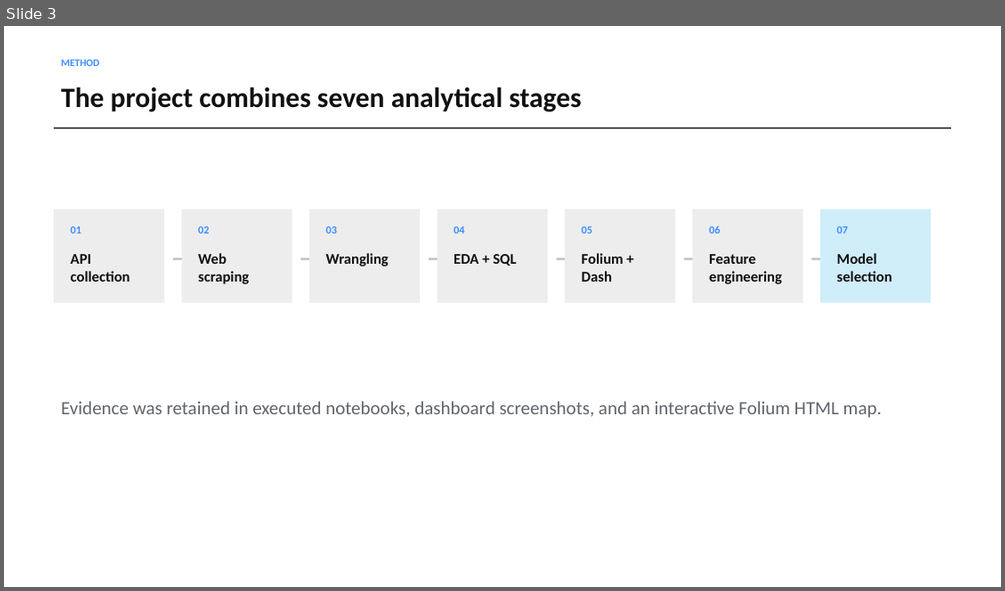
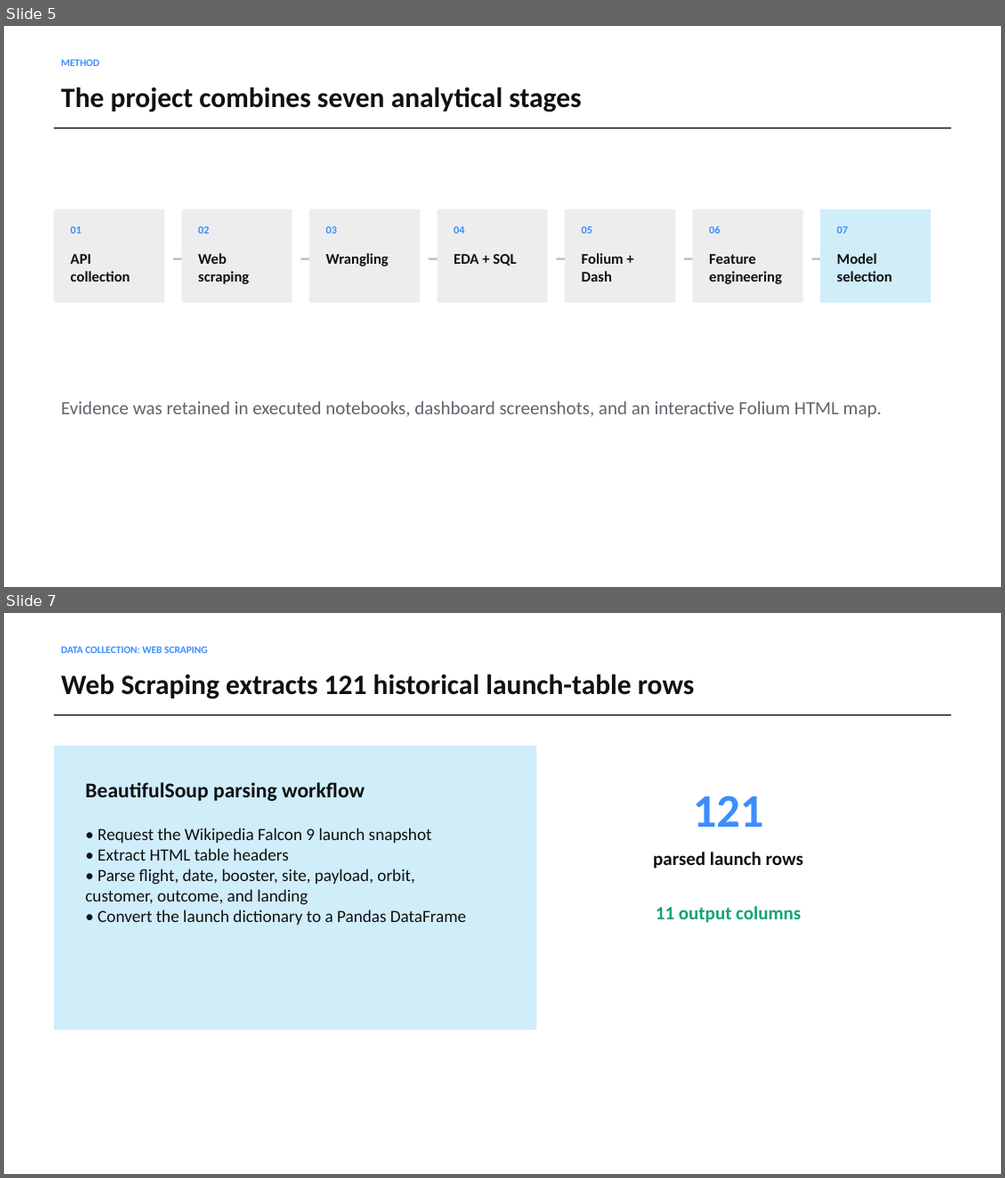
Before and after one commit to TristinWen/spacex-falcon9-landing-prediction, a slide deck: final-deliverables/SpaceX_Falcon9_Final_Presentation.pptx. Shown one above the other, each under a label of ours: slide 3 before the commit, slides 5 and 7 after it; the slides between them are not shown. The pictures are 1005x591 and 1005x1178 pixels, drawn with LibreOffice and Linux fonts; fonts in the diff are those of the drawing. Boxes give left, top, right and bottom in pixels: in the first picture for what was removed or moved away, otherwise in the second. Text is boxed around its words. In the diff, an @@ line names an element or a change of style, - is before the commit and + after.

```diff
--- a/final-deliverables/SpaceX_Falcon9_Final_Presentation.pptx
+++ b/final-deliverables/SpaceX_Falcon9_Final_Presentation.pptx
@@ slide 7 added at [4,613,1001,1174], background #FFFFFF @@
@@ text added at [61,646,207,653], 9.8 pt, text #3D8DFF, bold @@
+DATA COLLECTION: WEB SCRAPING
@@ text added at [61,674,694,699], 27 pt, text #111111, bold @@
+Web Scraping extracts 121 historical launch-table rows
@@ rectangle added at [54,714,952,715], fill #111111 @@
@@ rectangle added at [54,746,537,1030], fill #D0EDFA @@
@@ text added at [85,782,364,801], 20.2 pt, text #111111, bold @@
+BeautifulSoup parsing workflow
@@ text added at [693,795,764,827], 45 pt, text #3D8DFF, bold @@
+121
@@ text added at [85,827,466,925], 16.5 pt, text #111111 @@
+• Request the Wikipedia Falcon 9 launch snapshot
+• Extract HTML table headers
+• Parse flight, date, booster, site, payload, orbit, customer, outcome, and landing
+• Convert the launch dictionary to a Pandas DataFrame
@@ text added at [653,852,803,868], 18 pt, text #111111, bold @@
+parsed launch rows
@@ text added at [655,906,801,923], 18 pt, text #13A36F, bold @@
+11 output columns
@@ what was slide 3 is now slide 5 @@
```
Also in this commit, not shown: 6 slides changed, 6 other slides added, 3 slides removed, 1 other file.
